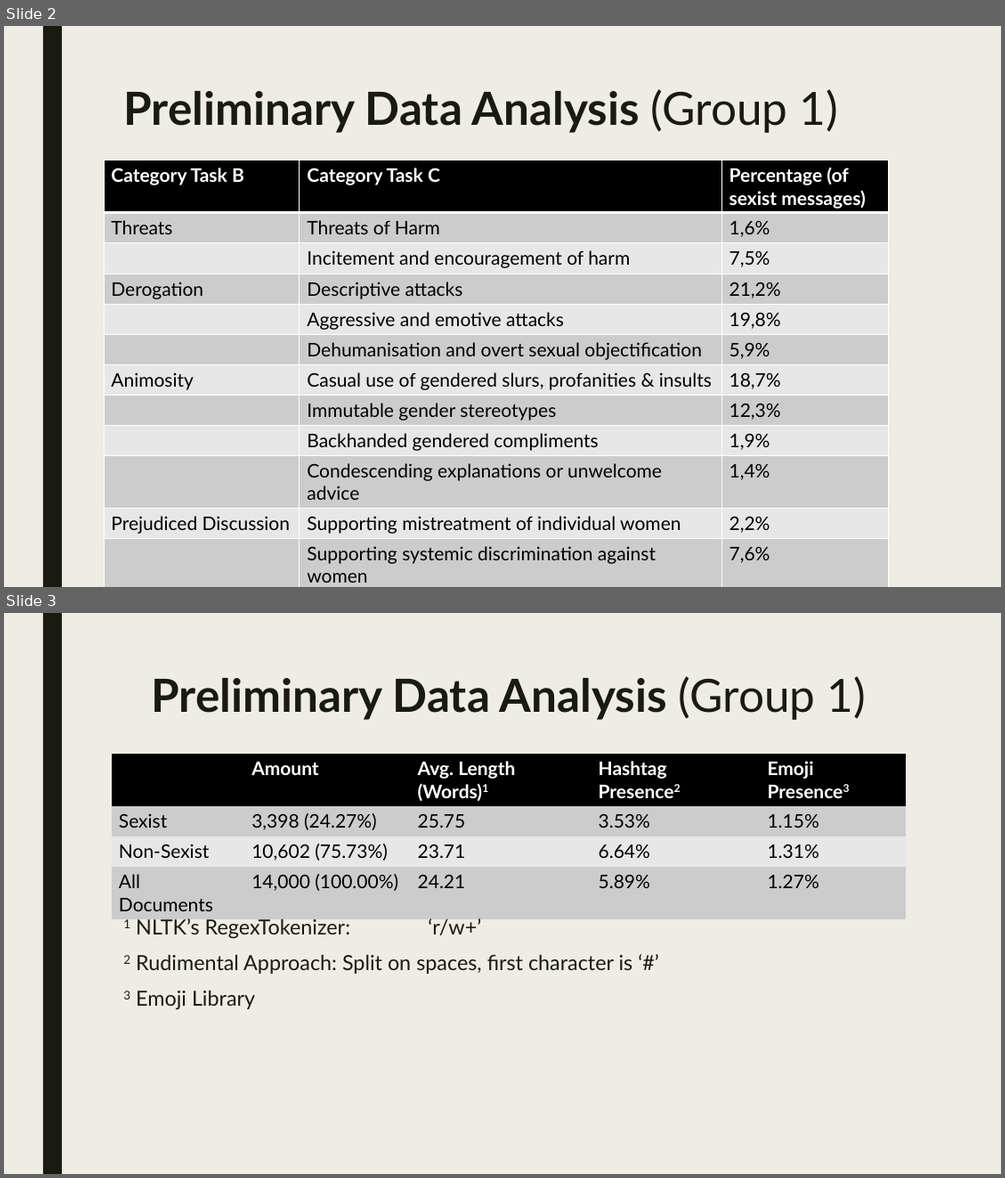
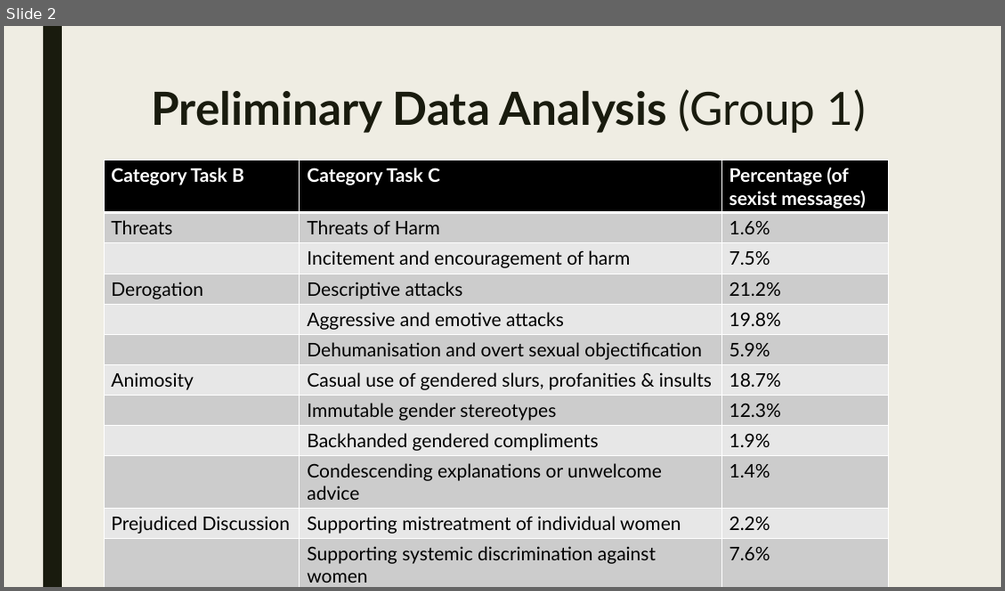
Before and after one commit to SanneW7/Shared-Task-, a slide deck: slides/Preliminary Data Analysis (Group 1).pptx. Shown one above the other, each under a label of ours: slides 2 and 3 before the commit, slide 2 after it. The pictures are 1005x1178 and 1005x591 pixels, drawn with LibreOffice and Linux fonts; fonts in the diff are those of the drawing. Boxes give left, top, right and bottom in pixels: in the first picture for what was removed or moved away, otherwise in the second. Text is boxed around its words. In the diff, an @@ line names an element or a change of style, - is before the commit and + after.

```diff
--- a/slides/Preliminary Data Analysis (Group 1).pptx
+++ b/slides/Preliminary Data Analysis (Group 1).pptx
@@ slide 3 removed at <box>4,613,1001,1174</box>, background #EFEDE3; not listed: 1 template element that a slide beside it also shows @@
@@ title removed at <box>151,676,866,720</box> @@
-Preliminary Data Analysis (Group 1)
@@ table removed at <box>112,754,907,915</box>, 4 rows, 5 columns @@
- | Amount | Avg. Length (Words)1 | Hashtag Presence2 | Emoji Presence3
-Sexist | 3,398 (24.27%) | 25.75 | 3.53% | 1.15%
-Non-Sexist | 10,602 (75.73%) | 23.71 | 6.64% | 1.31%
-All Documents | 14,000 (100.00%) | 24.21 | 5.89% | 1.27%
@@ text removed at <box>123,918,633,1010</box> @@
-1 NLTK’s RegexTokenizer: ‘r/w+’
-2 Rudimental Approach: Split on spaces, first character is ‘#’
-3 Emoji Library
@@ slide 2 changed as well @@
@@ title "Preliminary Data Analysis (Group 1)" at <box>151,89,866,133</box>: alignment left to centre @@
@@ table at <box>104,160,890,586</box> @@
-row 2, column 3: 1,6%
+row 2, column 3: 1.6%
-row 3, column 3: 7,5%
+row 3, column 3: 7.5%
-row 4, column 3: 21,2%
+row 4, column 3: 21.2%
-row 5, column 3: 19,8%
+row 5, column 3: 19.8%
-row 6, column 3: 5,9%
+row 6, column 3: 5.9%
-row 7, column 3: 18,7%
+row 7, column 3: 18.7%
-row 8, column 3: 12,3%
+row 8, column 3: 12.3%
-row 9, column 3: 1,9%
+row 9, column 3: 1.9%
-row 10, column 3: 1,4%
+row 10, column 3: 1.4%
-row 11, column 3: 2,2%
+row 11, column 3: 2.2%
-row 12, column 3: 7,6%
+row 12, column 3: 7.6%
```
Also in this commit, not shown: 1 other slide changed.
